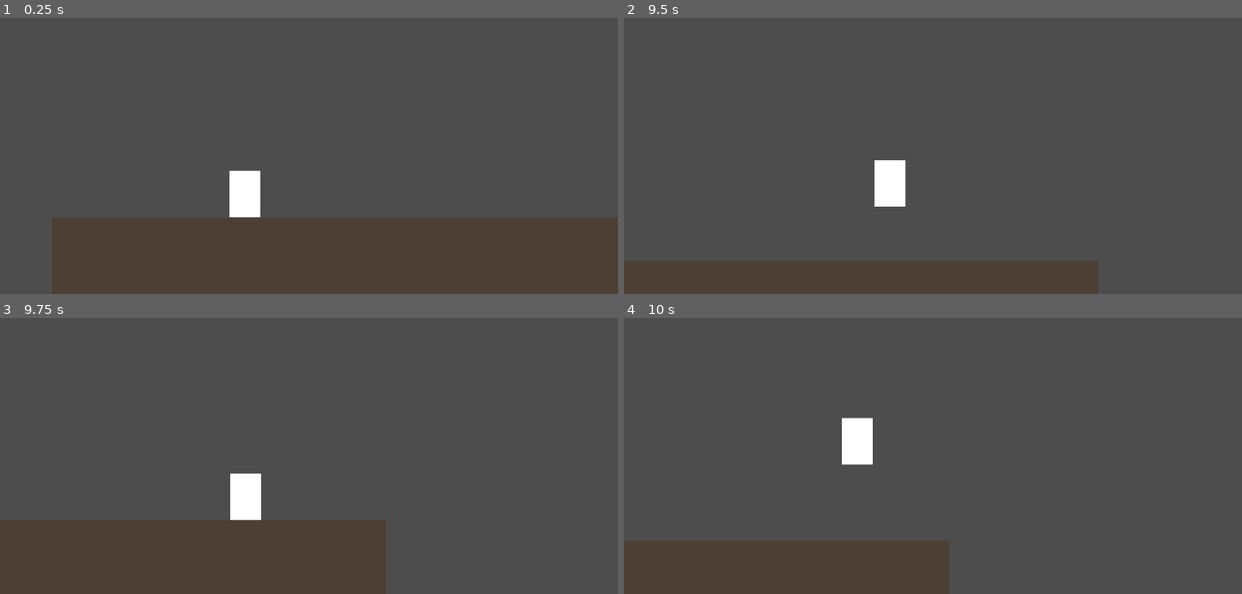
Above: before the commit, frames 1-4 (two rows, left to right).
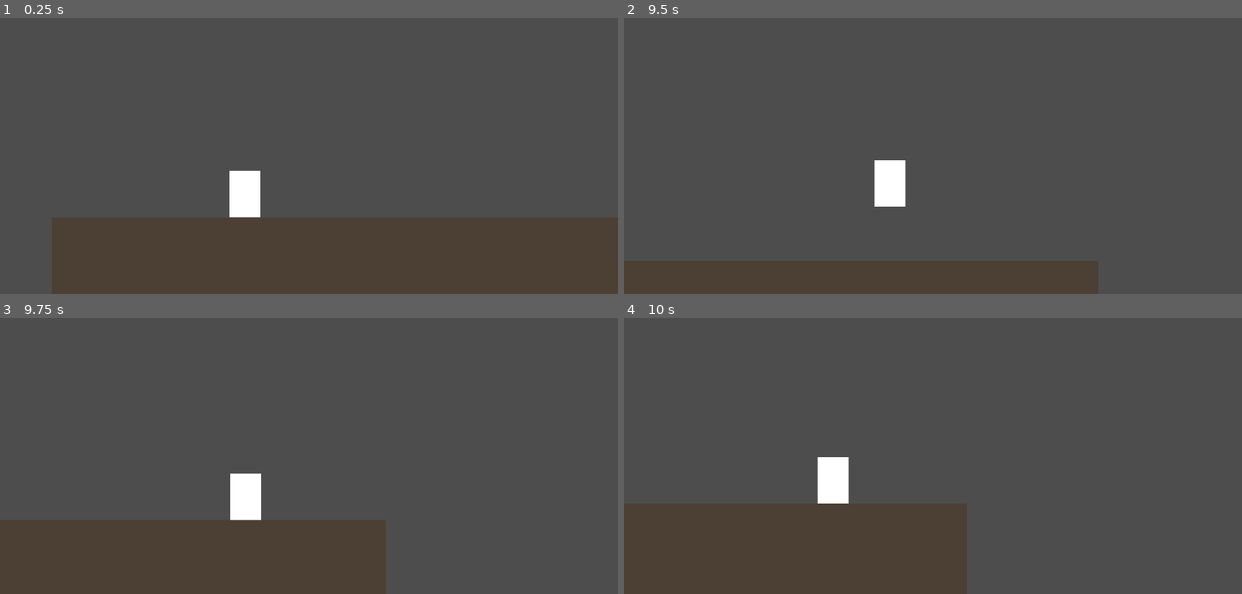
Above: after the commit, the same moments.

Repository: renatmannanov/ayda_run_game
Game: Godot game, scene res://scenes/main.tscn
Same seed, same stepped clock (60 frames per second), same inputs: the game is played once before the commit and once after it.
Inputs:
- Up to frame 1 (0.25 s): no input
- Up to frame 2 (9.5 s): hold Shift (boost) 0.53-1.28 s; tap Space (jump) at 0.77, 0.8, 1.07, 1.35, 1.52, 1.82, 2.3, 3.02, 3.32, 3.6, 3.77, 4.07, 4.52, 4.82, 5.3, 5.85, 6.02, 6.32, 6.77, 6.8, 7.07, 7.52, 7.82, 8.1, 9.02, 9.32 s; tap Shift (boost) at 1.55, 2.85, 4.35, 6.05, 7.35, 8.85 s; hold S (brake) 2.03-2.78 s; hold Shift (boost) 2.03-2.78 s; hold S (brake) 4.28-5.03 s; hold Shift (boost) 5.03-5.78 s; hold S (brake) 5.78-7.28 s; hold Shift (boost) 6.53-7.28 s
- Up to frame 3 (9.75 s): hold S (brake) from 9.53 s (still down); hold Shift (boost) from 9.53 s (still down)
- Up to frame 4 (10 s): keep holding S (brake); keep holding Shift (boost); tap Space (jump) at 9.77, 9.8 s

Frames 1-3 are identical in both runs. In frame 4, 9.6% of the frame differs, in the area x 0-56%, y 36-100%.

Commit message:
Add stamina system — drains on climbs and boost, recovers on flat
- StaminaSystem component: slope drain, boost drain, flat/descent recovery
- Jump costs stamina (6 per jump)
- Player dies ("Закислился") when stamina reaches 0
- Player.gd coordinates MovementController and StaminaSystem via signals

Co-Authored-By: Claude Opus 4.6 (1M context) <noreply@anthropic.com>

Diff:
--- a/scenes/player/Player.tscn
+++ b/scenes/player/Player.tscn
@@ -1,7 +1,8 @@
-[gd_scene load_steps=4 format=3 uid="uid://b1player0001"]
+[gd_scene load_steps=5 format=3 uid="uid://b1player0001"]
 
 [ext_resource type="Script" path="res://scripts/player/player.gd" id="1_player"]
 [ext_resource type="Script" path="res://scripts/player/movement_controller.gd" id="2_movement"]
+[ext_resource type="Script" path="res://scripts/player/stamina_system.gd" id="3_stamina"]
 
 [sub_resource type="RectangleShape2D" id="RectangleShape2D_col"]
 size = Vector2(16, 24)
@@ -17,3 +18,6 @@
 
 [node name="MovementController" type="Node" parent="."]
 script = ExtResource("2_movement")
+
+[node name="StaminaSystem" type="Node" parent="."]
+script = ExtResource("3_stamina")
--- a/scripts/player/player.gd
+++ b/scripts/player/player.gd
@@ -1,7 +1,40 @@
 # player.gd
-# Главный скрипт игрока — рисует placeholder и координирует компоненты
+# Главный скрипт игрока — координирует компоненты
 extends CharacterBody2D
 
-# Белый прямоугольник как placeholder пока нет спрайтов
+signal player_died(cause: String)
+
+@onready var _movement: Node = $MovementController
+@onready var _stamina: Node = $StaminaSystem
+
+var _is_dead: bool = false
+
+
+func _ready() -> void:
+	_movement.jumped.connect(_on_jumped)
+	_stamina.stamina_depleted.connect(_on_stamina_depleted)
+
+
+func _physics_process(_delta: float) -> void:
+	if _is_dead:
+		return
+	# Передаём данные из MovementController в StaminaSystem
+	_stamina.update(_delta, _movement.current_slope_deg, _movement.is_boosting)
+
+
+func _on_jumped() -> void:
+	_stamina.spend_jump()
+
+
+func _on_stamina_depleted() -> void:
+	if _is_dead:
+		return
+	_is_dead = true
+	_movement.set_physics_process(false)
+	player_died.emit("Закислился")
+	print("СМЕРТЬ: Закислился!")
+
+
+# Белый прямоугольник как placeholder
 func _draw() -> void:
 	draw_rect(Rect2(-8, -24, 16, 24), Color.WHITE)
--- /dev/null
+++ b/scripts/player/stamina_system.gd
@@ -0,0 +1,69 @@
+# stamina_system.gd
+# Компонент выносливости — тратится на подъёмах и ускорении, восстанавливается на ровном
+class_name StaminaSystem
+extends Node
+
+signal stamina_depleted()
+signal stamina_changed(current: float, maximum: float)
+
+@export var max_stamina: float = 100.0
+## Расход при ускорении (в секунду)
+@export var boost_drain_rate: float = 15.0
+## Восстановление на ровном (в секунду)
+@export var flat_recovery_rate: float = 5.0
+## Восстановление на пологом спуске (в секунду)
+@export var descent_recovery_rate: float = 3.0
+## Расход на прыжок (за раз)
+@export var jump_cost: float = 6.0
+
+var current_stamina: float
+
+# Получаем от MovementController через player.gd
+var _slope_deg: float = 0.0
+var _is_boosting: bool = false
+
+
+func _ready() -> void:
+	current_stamina = max_stamina
+
+
+func update(delta: float, slope_deg: float, is_boosting: bool) -> void:
+	_slope_deg = slope_deg
+	_is_boosting = is_boosting
+
+	var drain: float = 0.0
+	var recovery: float = 0.0
+
+	# Подъём — расход пропорционально углу
+	if _slope_deg > 0.5:
+		drain += _slope_deg / 90.0 * 20.0
+
+	# Газ — дополнительный расход
+	if _is_boosting:
+		drain += boost_drain_rate
+
+	# Восстановление (только если не тратим)
+	if drain <= 0.0:
+		if abs(_slope_deg) < 0.5:
+			# Ровный участок
+			recovery = flat_recovery_rate
+		elif _slope_deg < -0.5 and abs(_slope_deg) < 15.0:
+			# Пологий спуск
+			recovery = descent_recovery_rate
+
+	current_stamina -= drain * delta
+	current_stamina += recovery * delta
+	current_stamina = clampf(current_stamina, 0.0, max_stamina)
+
+	stamina_changed.emit(current_stamina, max_stamina)
+
+	if current_stamina <= 0.0:
+		stamina_depleted.emit()
+
+
+## Расход на прыжок — вызывается при прыжке
+func spend_jump() -> void:
+	current_stamina = maxf(0.0, current_stamina - jump_cost)
+	stamina_changed.emit(current_stamina, max_stamina)
+	if current_stamina <= 0.0:
+		stamina_depleted.emit()
Not shown, added: scripts/player/stamina_system.gd.uid
